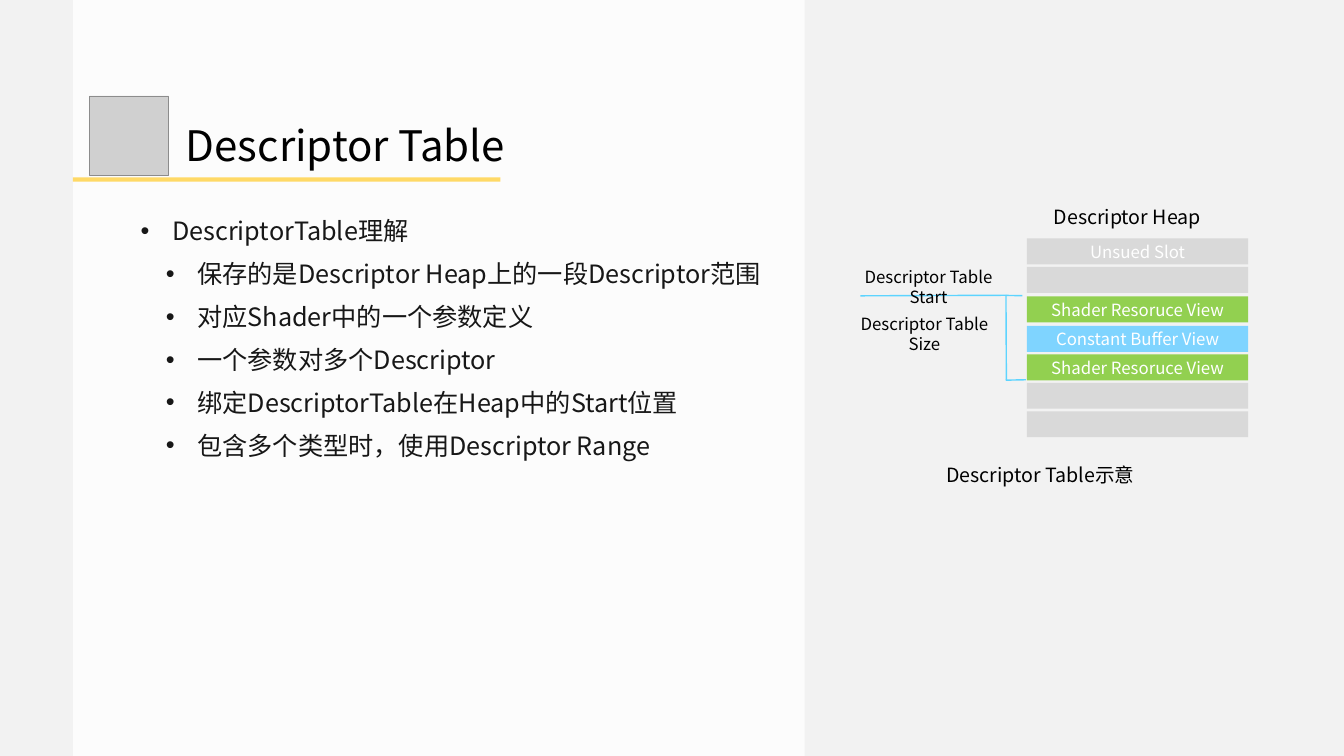
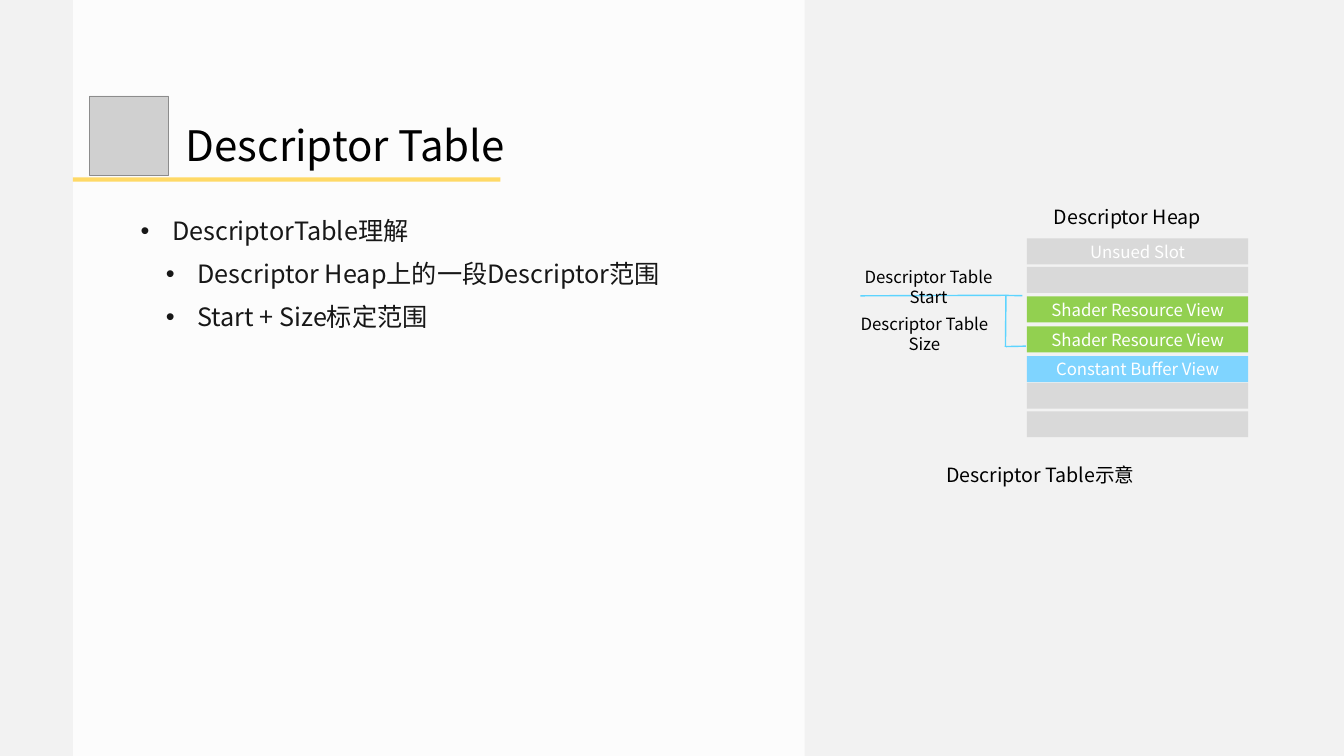
Before and after one commit to doomlover/KSGameEngineTutorials, a slide deck: slide 25 of PPTs/05.深入DX12绘制二.pptx (slide 24 before the commit). Drawn at 1344x756 pixels with LibreOffice and Linux fonts; fonts in the diff are those of the drawing; grey boxes stand for pictures. Boxes give left, top, right and bottom in pixels: in the first picture for what was removed or moved away, otherwise in the second. Text is boxed around its words. In the diff, an @@ line names an element or a change of style, - is before the commit and + after.

```diff
--- a/PPTs/05.深入DX12绘制二.pptx
+++ b/PPTs/05.深入DX12绘制二.pptx
@@ text at (x1=197, y1=262, x2=660, y2=328): text changed @@
-  • 保存的是Descriptor Heap上的一段Descriptor范围
-  • 对应Shader中的一个参数定义
-  • 一个参数对多个Descriptor
-  • 绑定DescriptorTable在Heap中的Start位置
-  • 包含多个类型时，使用Descriptor Range
+  • Descriptor Heap上的一段Descriptor范围
+  • Start + Size标定范围
@@ line moved from (1006, 295) - (1006, 380) to (1006, 295) - (1005, 347) @@
@@ rectangle "Shader Resource View" moved from (x1=1027, y1=354, x2=1248, y2=380) to (x1=1027, y1=327, x2=1248, y2=352) @@
@@ text in rectangle at (x1=1051, y1=302, x2=1224, y2=316): text changed @@
-Shader Resoruce View
+Shader Resource View
@@ line moved from (1006, 380) - (1026, 379) to (1006, 347) - (1026, 346) @@
@@ rectangle "Constant Buffer View" moved from (x1=1027, y1=326, x2=1248, y2=352) to (x1=1027, y1=356, x2=1248, y2=382) @@
@@ text in rectangle at (x1=1051, y1=332, x2=1224, y2=346): text changed @@
-Shader Resoruce View
+Shader Resource View
```
Also in this commit, not shown: 21 other slides changed, 2 slides added, 1 other file.
